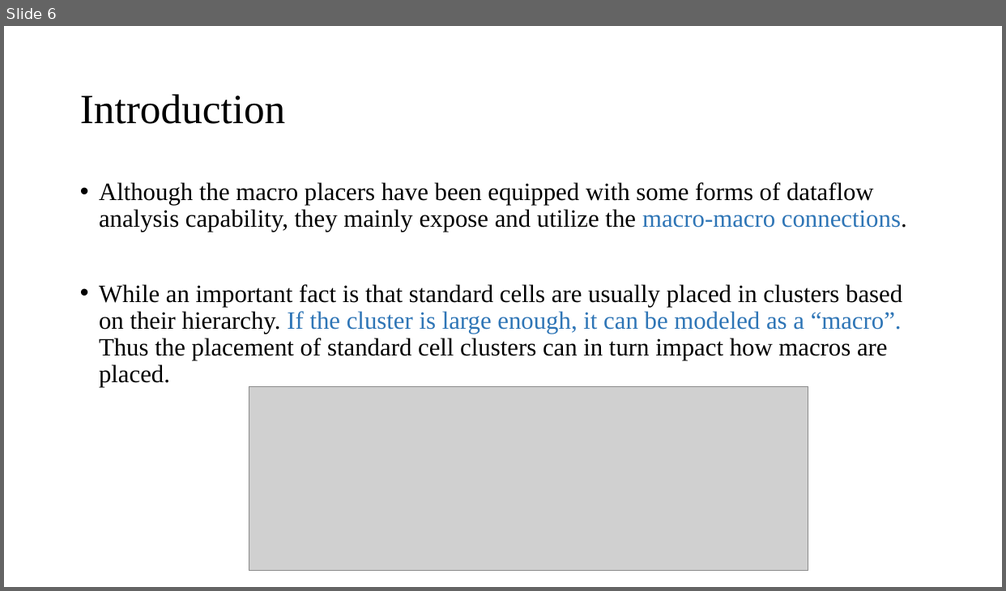
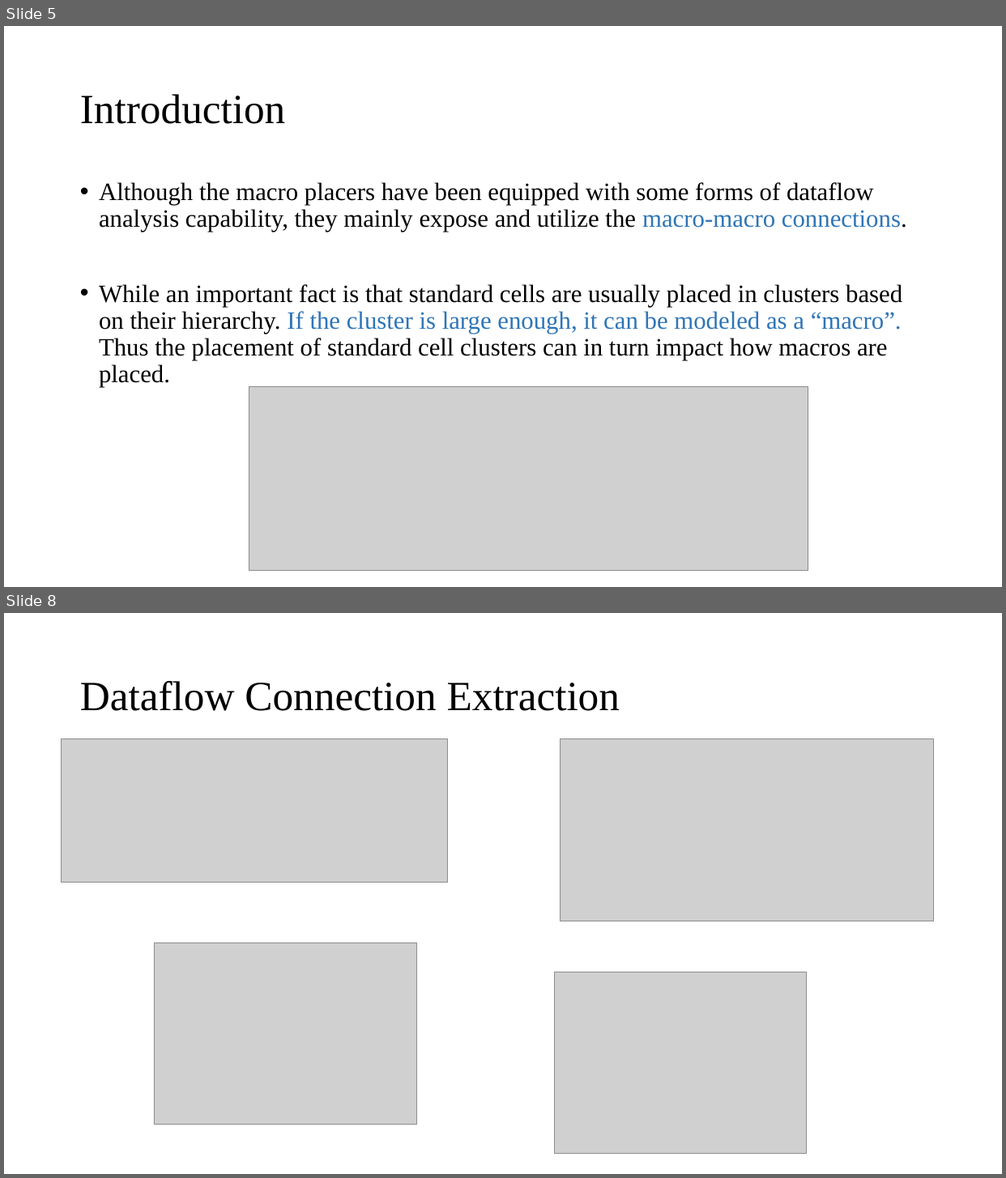
Before and after one commit to demon02130101/Lab, a slide deck: PPT/Standard Cell Do Matter.pptx. Shown one above the other, each under a label of ours: slide 6 before the commit, slides 5 and 8 after it; the slides between them are not shown. The pictures are 1006x591 and 1006x1178 pixels, drawn with LibreOffice and Linux fonts; fonts in the diff are those of the drawing; grey boxes stand for pictures. Boxes give left, top, right and bottom in pixels: in the first picture for what was removed or moved away, otherwise in the second. Text is boxed around its words. In the diff, an @@ line names an element or a change of style, - is before the commit and + after.

```diff
--- a/PPT/Standard Cell Do Matter.pptx
+++ b/PPT/Standard Cell Do Matter.pptx
@@ slide 8 added at [4, 613, 1002, 1174], background #FFFFFF @@
@@ title added at [80, 681, 620, 711], 40 pt, text #000000 @@
+Dataflow Connection Extraction
@@ picture added at [61, 739, 447, 883] @@
@@ picture added at [560, 739, 934, 922] @@
@@ picture added at [155, 943, 416, 1124] @@
@@ picture added at [554, 973, 807, 1154] @@
@@ what was slide 6 is now slide 5 @@
```
Also in this commit, not shown: 3 slides changed, 5 other slides added, 2 slides removed, 4 other files.
